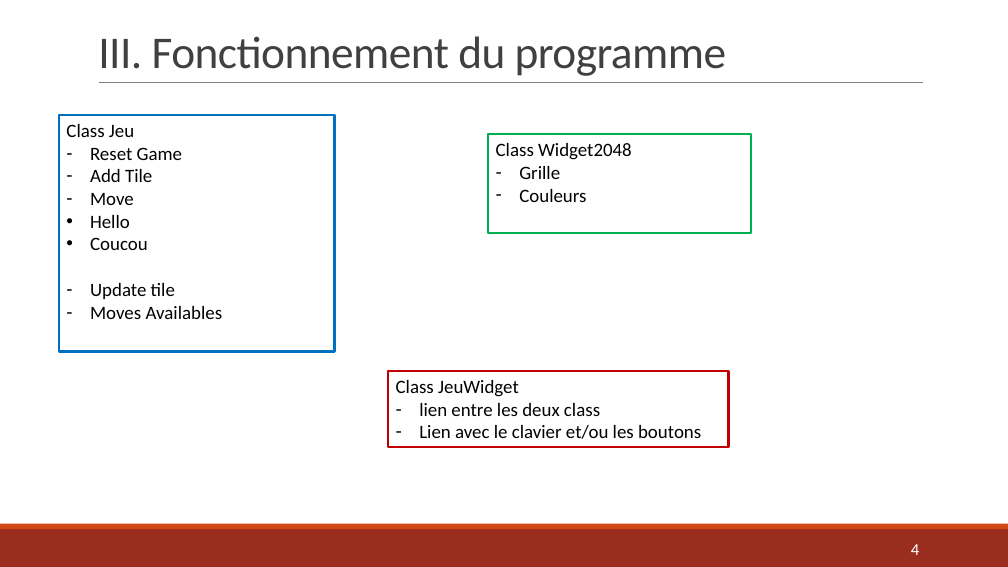
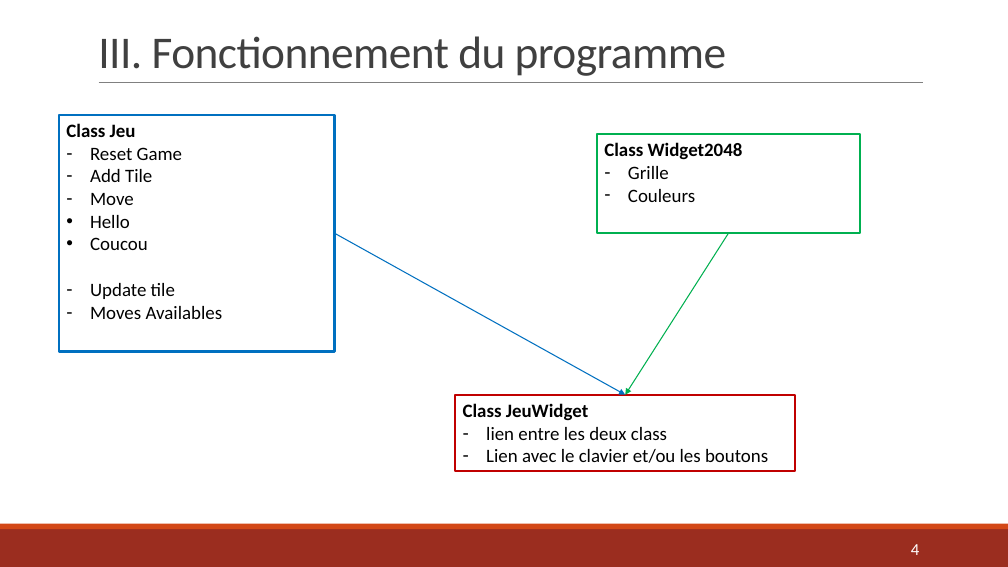
Before and after one commit to AlexandraDarco/prog_2048, a slide deck: slide 4 of Projet Info – Jeu 2048.pptx. Drawn at 1008x567 pixels with LibreOffice and Linux fonts; fonts in the diff are those of the drawing. Boxes give left, top, right and bottom in pixels: in the first picture for what was removed or moved away, otherwise in the second. Text is boxed around its words. In the diff, an @@ line names an element or a change of style, - is before the commit and + after.

```diff
--- a/Projet Info – Jeu 2048.pptx
+++ b/Projet Info – Jeu 2048.pptx
@@ text in rectangle at <box>66,123,136,137</box>: bold on in "Class Jeu" @@
@@ rectangle "Class Widget2048": place and size @@
-rectangle "Class Widget2048" at <box>488,134,752,233</box>
+rectangle "Class Widget2048" at <box>597,134,861,233</box>
@@ text in rectangle at <box>604,142,743,160</box>: bold on in "Class Widget2048" @@
@@ arrow added from (335, 234) to (625, 395), #0070C0 1 pt @@
@@ arrow added from (729, 234) to (625, 395), #00B050 1 pt @@
@@ rectangle "Class JeuWidget": place and size @@
-rectangle "Class JeuWidget" at <box>389,371,729,448</box>
+rectangle "Class JeuWidget" at <box>455,395,796,471</box>
@@ text in rectangle at <box>463,403,588,421</box>: bold on in "Class JeuWidget" @@
```
Also in this commit, not shown: 1 other file.
